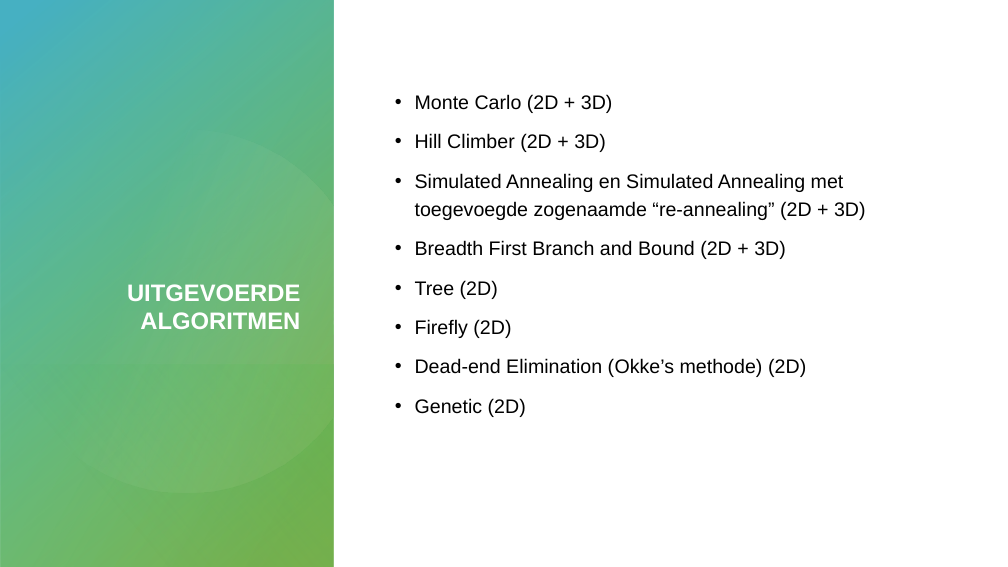
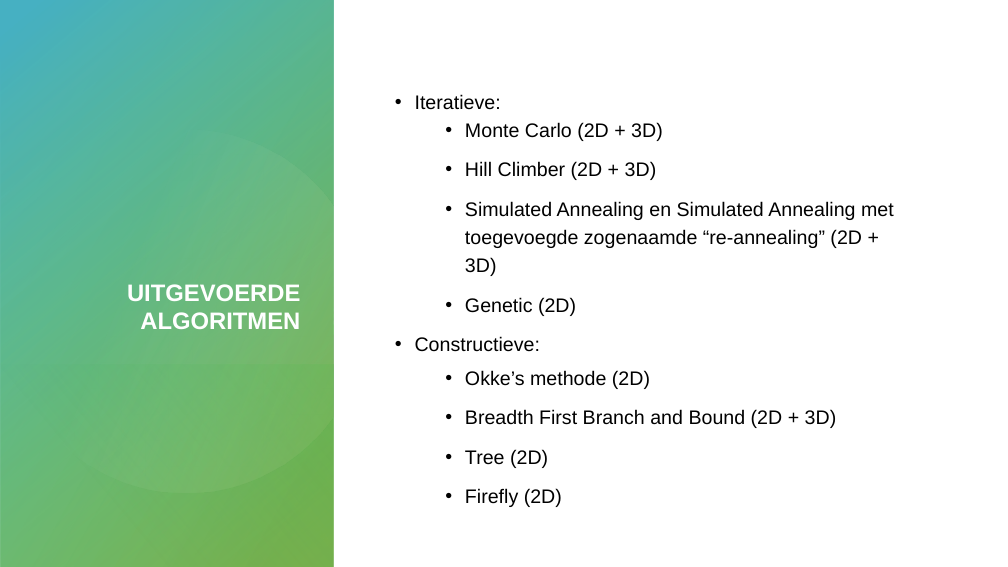
Before and after one commit to 10639780/proti, a slide deck: slide 4 of presentatie/finalpresentatie.pptx. Drawn at 1008x567 pixels with LibreOffice and Linux fonts; fonts in the diff are those of the drawing. Boxes give left, top, right and bottom in pixels: in the first picture for what was removed or moved away, otherwise in the second. Text is boxed around its words. In the diff, an @@ line names an element or a change of style, - is before the commit and + after.

Commit message:
latest changes

```diff
--- a/presentatie/finalpresentatie.pptx
+++ b/presentatie/finalpresentatie.pptx
@@ text at (415,94,501,110): paragraph added @@
+• Iteratieve:
@@ text at (465,122,894,468): list level 1 to 2 in "Monte Carlo (2D + 3D)"; list level 1 to 2 in "Hill Climber (2D + 3D)"; list level 1 to 2 in "Simulated Annealing en Simulated Annealing ..."; list level 1 to 2 in "Breadth First Branch and Bound ..."; list level 1 to 2 in "Tree (2D)"; list level 1 to 2 in "Firefly (2D)" @@
@@ text at (415,297,650,389): paragraphs added @@
+  • Genetic (2D)
+• Constructieve:
+  • Okke’s methode (2D)
@@ text at (415,358,806,417): paragraphs removed @@
-• Dead-end Elimination (Okke’s methode) (2D)
-• Genetic (2D)
```
Also in this commit, not shown: 1 slide added, 1 slide removed.
